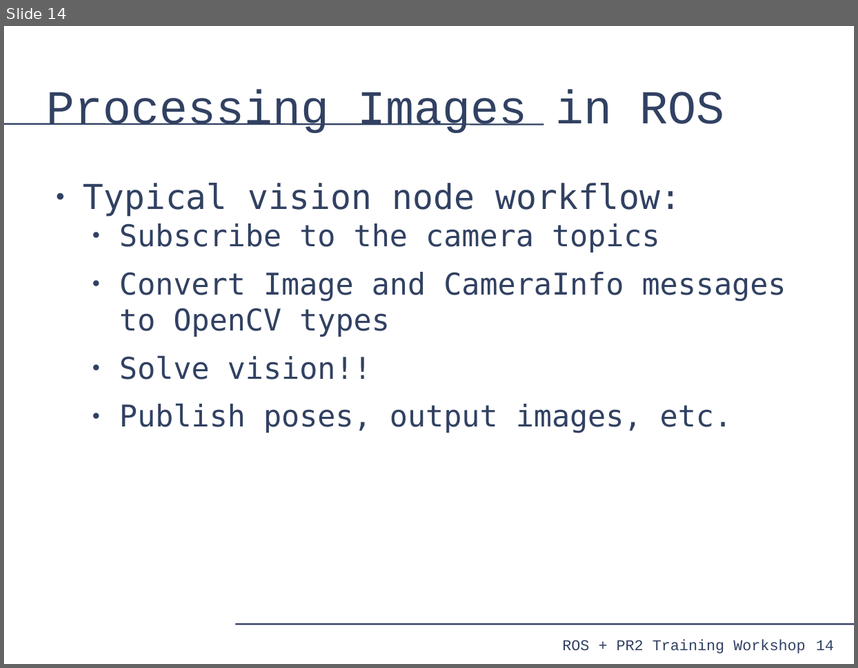
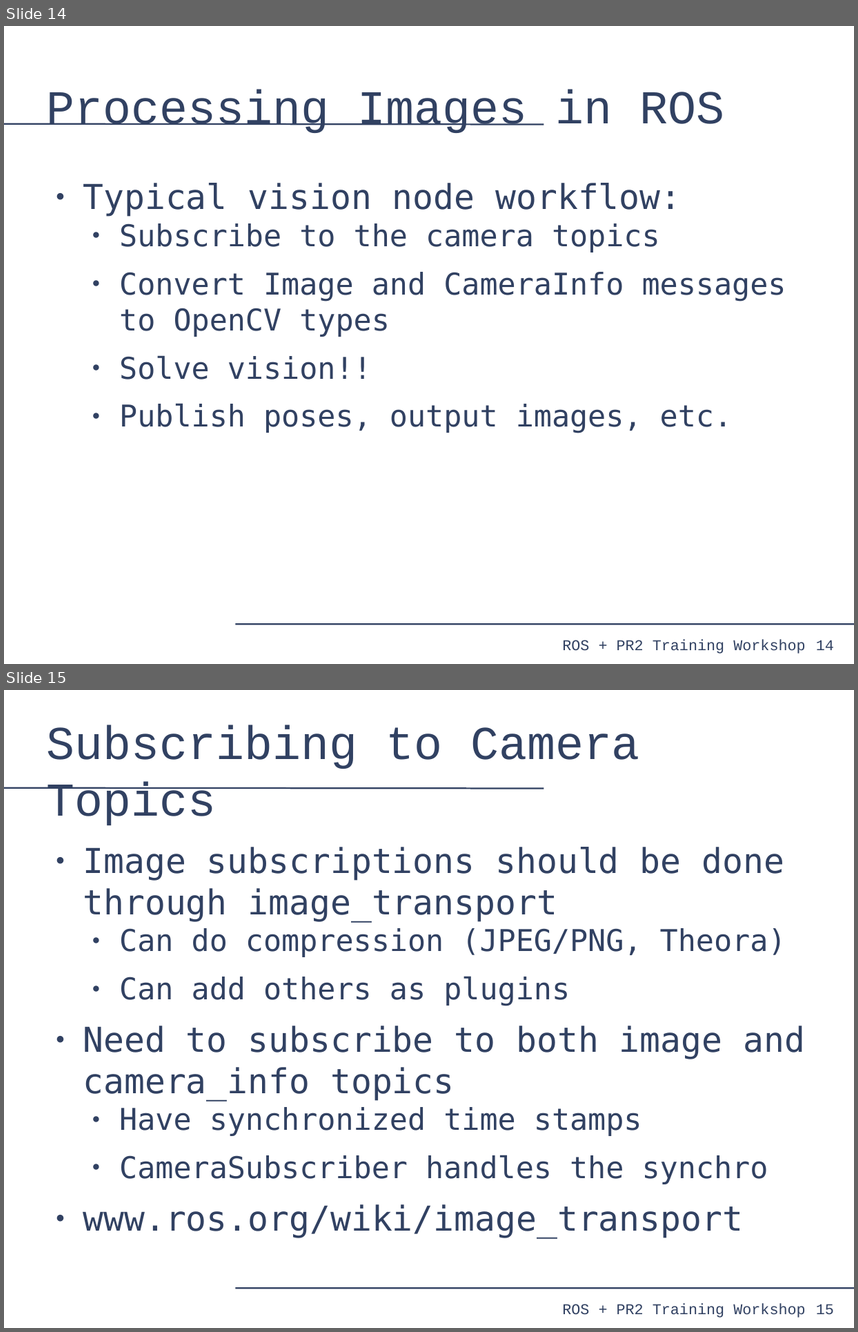
Before and after one commit to PR2/pr2_docs, a slide deck: pr2_training_workshop/processing_camera_data/slides.odp. Shown one above the other, each under a label of ours: slide 14 before the commit, slides 14 and 15 after it. The pictures are 858x668 and 858x1332 pixels, drawn with LibreOffice and Linux fonts; fonts in the diff are those of the drawing. Boxes give left, top, right and bottom in pixels: in the first picture for what was removed or moved away, otherwise in the second. Text is boxed around its words. In the diff, an @@ line names an element or a change of style, - is before the commit and + after.

Commit message:
processing_camera_data: Full rough draft of slides.

```diff
--- a/pr2_training_workshop/processing_camera_data/slides.odp
+++ b/pr2_training_workshop/processing_camera_data/slides.odp
@@ slide 15 added at [4, 690, 854, 1328], background #FFFFFF; not listed: 4 template elements that a slide beside it also shows @@
@@ title added at [47, 725, 640, 825], 44 pt, text #314162 @@
+Subscribing to Camera Topics
@@ text added at [83, 847, 805, 1238], 32 pt, text #314162 @@
+● Image subscriptions should be done through image_transport
+  ● Can do compression (JPEG/PNG, Theora)
+  ● Can add others as plugins
+● Need to subscribe to both image and camera_info topics
+  ● Have synchronized time stamps
+  ● CameraSubscriber handles the synchro
+● www.ros.org/wiki/image_transport
```
Also in this commit, not shown: 4 other slides added, 1 slide removed.
